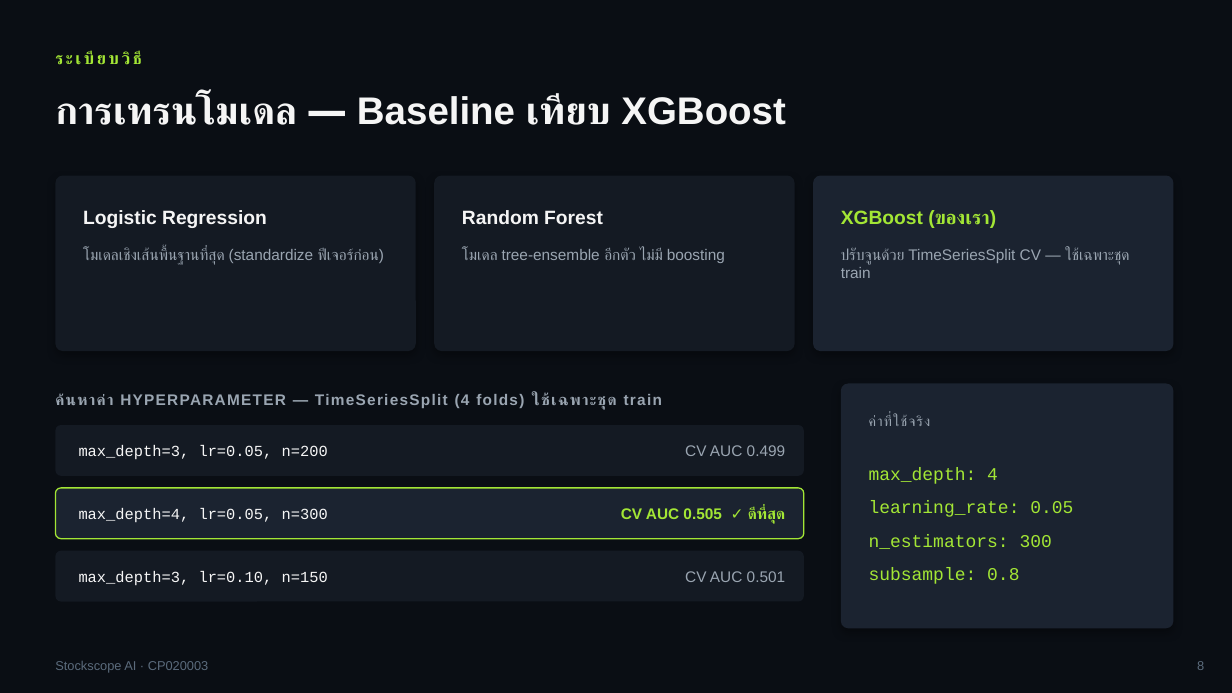
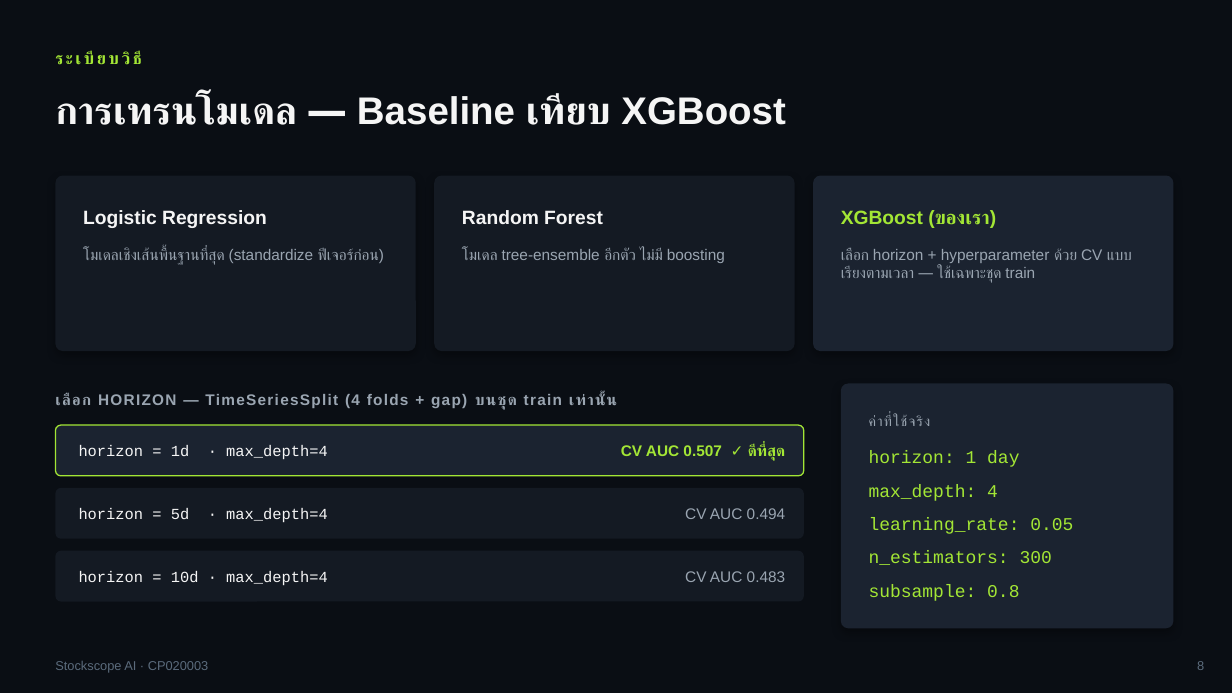
Before and after one commit to txphichatwanich19-rgb/stockscope, a slide deck: slide 8 of ml/stock_direction_presentation.pptx. Drawn at 1232x693 pixels with LibreOffice and Linux fonts; fonts in the diff are those of the drawing. Boxes give left, top, right and bottom in pixels: in the first picture for what was removed or moved away, otherwise in the second. Text is boxed around its words. In the diff, an @@ line names an element or a change of style, - is before the commit and + after.

```diff
--- a/ml/stock_direction_presentation.pptx
+++ b/ml/stock_direction_presentation.pptx
@@ text at <box>841,248,1102,283</box>: text changed @@
-ปรับจูนด้วย TimeSeriesSplit CV — ใช้เฉพาะชุด train
+เลือก horizon + hyperparameter ด้วย CV แบบเรียงตามเวลา — ใช้เฉพาะชุด train
@@ text at <box>55,393,617,410</box>: text changed @@
-ค้นหาค่า HYPERPARAMETER — TimeSeriesSplit (4 folds) ใช้เฉพาะชุด train
+เลือก HORIZON — TimeSeriesSplit (4 folds + gap) บนชุด train เท่านั้น
@@ rounded rectangle at <box>55,425,804,476</box>: fill #141A23 to #1B2330; outline none to #A3E635 1 pt @@
@@ text at <box>79,445,328,460</box>: text changed @@
-max_depth=3, lr=0.05, n=200
+horizon = 1d · max_depth=4
@@ text at <box>621,444,785,461</box>: text changed; text colour #9AA5B1 to #A3E635; bold on @@
-CV AUC 0.499
+CV AUC 0.507 ✓ ดีที่สุด
@@ text at <box>869,451,1019,467</box>: paragraph added @@
+horizon: 1 day
@@ rounded rectangle at <box>55,488,804,539</box>: fill #1B2330 to #141A23; outline #A3E635 1 pt to none @@
@@ text at <box>79,508,328,523</box>: text changed @@
-max_depth=4, lr=0.05, n=300
+horizon = 5d · max_depth=4
@@ text at <box>685,508,785,519</box>: text changed; text colour #A3E635 to #9AA5B1; bold off @@
-CV AUC 0.505 ✓ ดีที่สุด
+CV AUC 0.494
@@ text at <box>79,571,328,586</box>: text changed @@
-max_depth=3, lr=0.10, n=150
+horizon = 10d · max_depth=4
@@ text at <box>685,571,785,582</box>: text changed @@
-CV AUC 0.501
+CV AUC 0.483
```
Also in this commit, not shown: 8 other slides changed, 4 other files.
